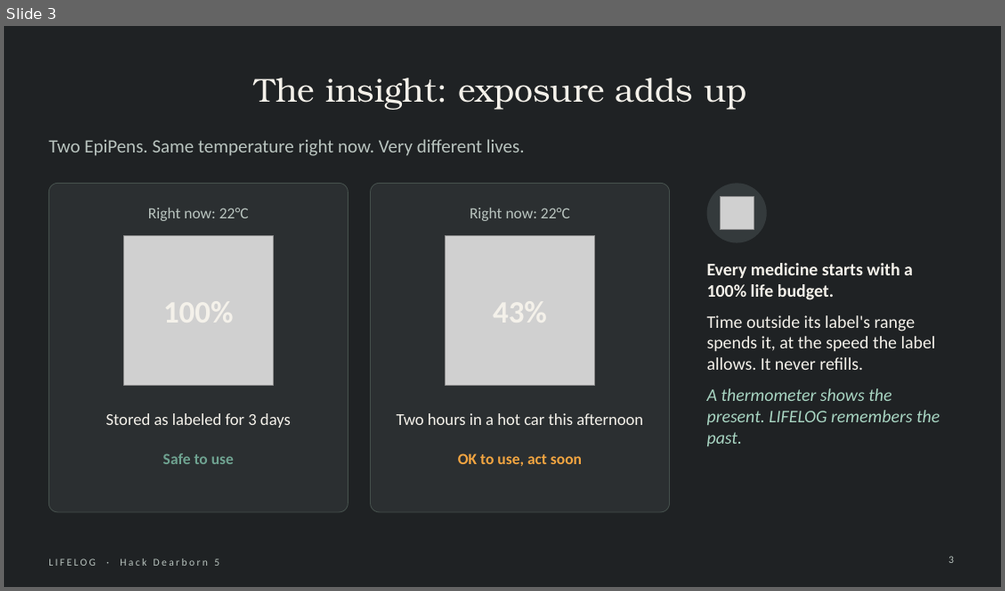
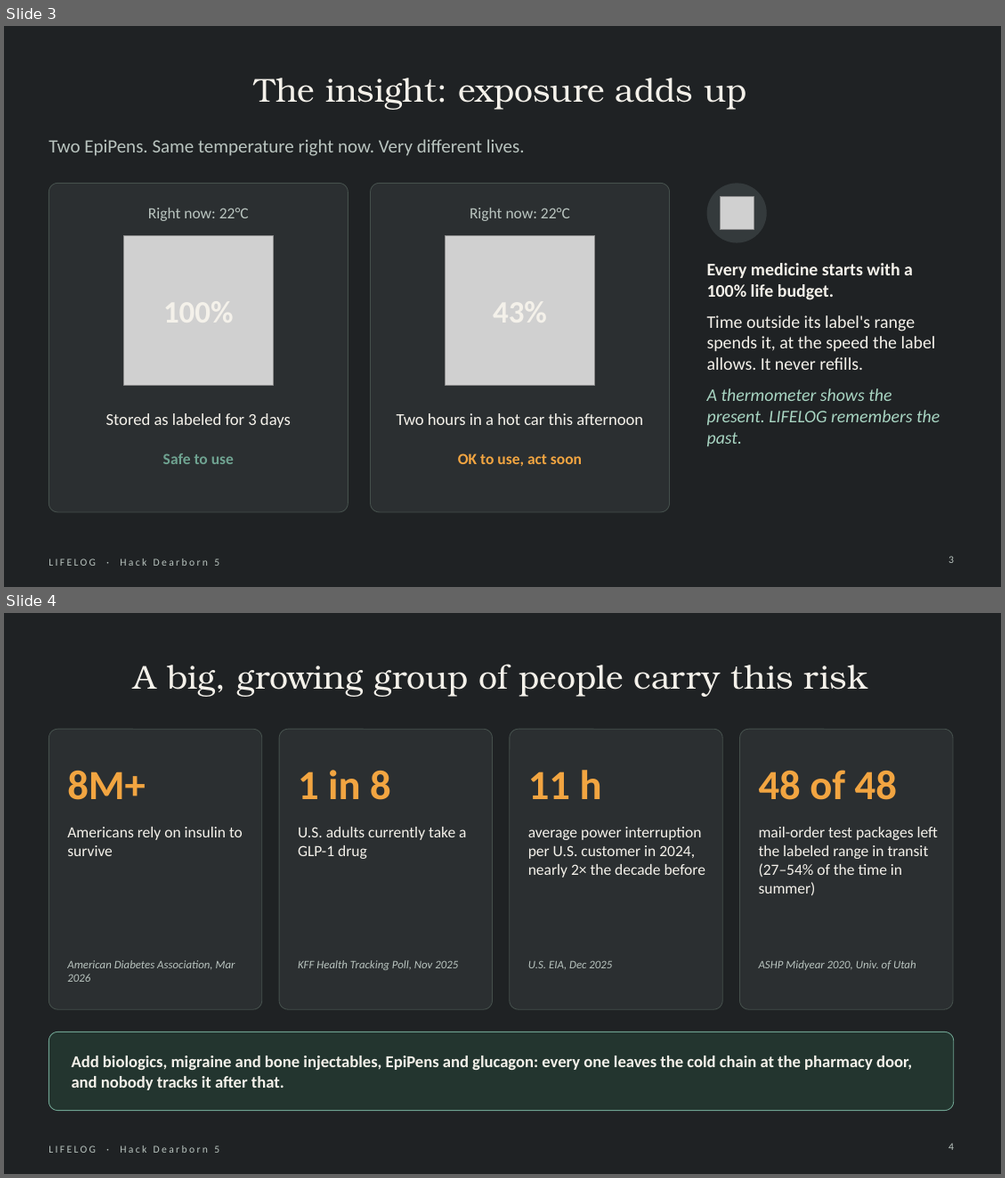
Before and after one commit to Manognya86/HackDearborn5, a slide deck: presentation/LIFELOG_HackDearborn5.pptx. Shown one above the other, each under a label of ours: slide 3 before the commit, slides 3 and 4 after it. The pictures are 1005x591 and 1005x1178 pixels, drawn with LibreOffice and Linux fonts; fonts in the diff are those of the drawing; grey boxes stand for pictures. Boxes give left, top, right and bottom in pixels: in the first picture for what was removed or moved away, otherwise in the second. Text is boxed around its words. In the diff, an @@ line names an element or a change of style, - is before the commit and + after.

```diff
--- a/presentation/LIFELOG_HackDearborn5.pptx
+++ b/presentation/LIFELOG_HackDearborn5.pptx
@@ slide 4 added at [4, 613, 1001, 1174], background #1F2224; not listed: 1 template element that a slide beside it also shows @@
@@ title added at [134, 664, 867, 697], 32 pt, text #F4F1EA @@
+A big, growing group of people carry this risk
@@ rounded rectangle added at [48, 729, 262, 1009], fill #2B2F31, outline #45504C 0.75 pt @@
@@ rounded rectangle added at [279, 729, 493, 1009], fill #2B2F31, outline #45504C 0.75 pt @@
@@ rounded rectangle added at [510, 729, 722, 1009], fill #2B2F31, outline #45504C 0.75 pt @@
@@ rounded rectangle added at [740, 729, 953, 1009], fill #2B2F31, outline #45504C 0.75 pt @@
@@ text added at [67, 771, 146, 800], 40 pt, text #F2A541, bold @@
+8M+
@@ text added at [298, 770, 391, 800], 40 pt, text #F2A541, bold @@
+1 in 8
@@ text added at [528, 770, 602, 799], 40 pt, text #F2A541, bold @@
+11 h
@@ text added at [759, 770, 897, 800], 40 pt, text #F2A541, bold @@
+48 of 48
@@ text added at [67, 827, 243, 856], 15 pt, text #F4F1EA @@
+Americans rely on insulin to survive
@@ text added at [298, 827, 466, 859], 15 pt, text #F4F1EA @@
+U.S. adults currently take a GLP-1 drug
@@ text added at [528, 827, 705, 877], 15 pt, text #F4F1EA @@
+average power interruption per U.S. customer in 2024, nearly 2× the decade before
@@ text added at [759, 827, 938, 895], 15 pt, text #F4F1EA @@
+mail-order test packages left the labeled range in transit (27–54% of the time in summer)
@@ text added at [67, 960, 235, 981], 11 pt, text #B9C4BF, italic @@
+American Diabetes Association, Mar 2026
@@ text added at [298, 960, 458, 970], 11 pt, text #B9C4BF, italic @@
+KFF Health Tracking Poll, Nov 2025
@@ text added at [528, 960, 612, 969], 11 pt, text #B9C4BF, italic @@
+U.S. EIA, Dec 2025
@@ text added at [759, 960, 916, 970], 11 pt, text #B9C4BF, italic @@
+ASHP Midyear 2020, Univ. of Utah
@@ rounded rectangle added at [48, 1032, 954, 1111], fill #23352F, outline #6FA391 0.75 pt @@
@@ text added at [72, 1055, 912, 1090], 16 pt, text #F4F1EA, bold @@
+Add biologics, migraine and bone injectables, EpiPens and glucagon: every one leaves the cold chain at the pharmacy door, and nobody tracks it after that.
@@ page number added at [948, 1143, 954, 1150], 10 pt, text #B9C4BF @@
+4
```
Also in this commit, not shown: 1 slide changed, 3 other slides added.
